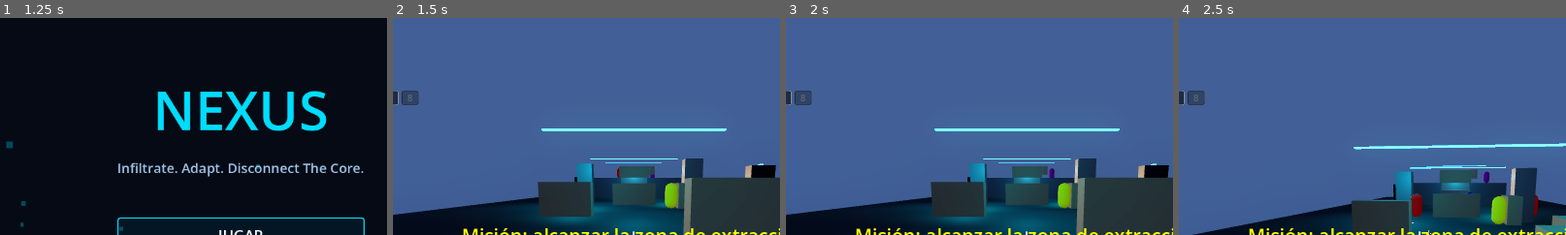
Above: before the commit, frames 1-4 (left to right).
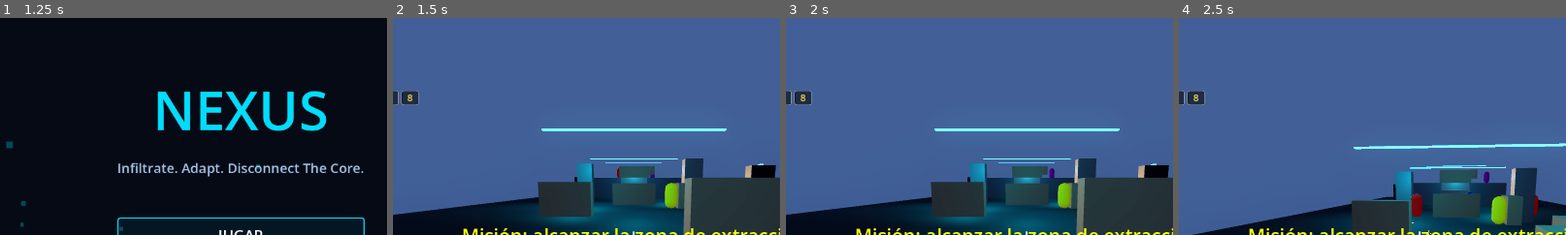
Above: after the commit, the same moments.

Repository: kilder16/NEXUS
Game: Godot game, scene res://scenes/ui/main_menu.tscn
Same seed, same stepped clock (60 frames per second), same inputs: the game is played once before the commit and once after it.
Inputs (mouse positions are % of the whole screen's width and height, from its top left):
- Up to frame 1 (1.25 s): tap Enter at 0.5 s; move the mouse to (72, 45) at 0.52 s; hold Right from 0.53 s (still down); tap Q at 0.6 s; click (72, 45) at 0.67 s; tap Space at 0.77 s
- Up to frame 2 (1.5 s): release Right at 1.25 s; click "JUGAR" at 1.25 s
- Up to frame 3 (2 s): no input
- Up to frame 4 (2.5 s): tap Space at 2, 2.27 s; move the mouse to (45, 50) at 2.02 s; hold Up from 2.03 s (still down); tap E at 2.1 s; click (45, 50) at 2.17 s
The pictures show only the part of the screen within x 19-69%, y 0-50%; the shares and areas given below are measured in that part.

Frame 1 is identical in both runs. In frame 2, 0.3% of the frame differs, in the area x 2-7%, y 33-41%; in frame 3, 0.3%; in frame 4, 0.3%.

Commit message:
feat(weapons): sierra eléctrica (slot 8) con DPS continuo
Slot 8 = "Sierra": type "melee_held" (input held, no swing discreto).
Daño 2 cada 0.1s = 20 DPS, rango 2u, munición infinita. Mata Bastión
con escudo en ~0.6s y Centinela en ~0.15s.

Lógica vive en _update_saw_input (corre cada _physics_process):
- Gate: arma activa = sierra Y lmb_held Y no muerto. Si falla, _stop_saw.
- Raycast corto cada frame para responsividad de chispas (no esperan al
  tick de daño).
- Tick de daño cada SAW_DAMAGE_INTERVAL (0.1s) sólo si hay hit válido.
- _exit_tree corta audio si la escena cambia con sierra activa
  (AudioManager es autoload y el AudioStreamPlayer vive ahí).

shoot() match agrega case "melee_held": pass para que el click discreto
no consuma cooldown ni intente disparar.

Infra nueva en AudioManager: play_sfx_loop(name) devuelve un
AudioStreamPlayer dedicado (fuera del pool one-shot) con el stream en
LOOP_FORWARD; stop_sfx_loop(player) lo apaga y queue_free. Reusable para
futuras armas con loop. saw_motor.wav generado procedural (square 100Hz
+ sub 50Hz + buzz 600Hz, AM exp-decay 40Hz para "brap-brap", LFO 2.5Hz
amp; dur 0.4s con ciclos enteros para loop seamless).

VFX: saw_sparks.tscn (GPUParticles3D persistente) instanciado como hijo
del player en _ready, reposicionado al contact point cada frame.
emitting=true sólo cuando hay raycast hit; eficiente vs spawn-and-free.

Co-Authored-By: Claude Opus 4.7 (1M context) <noreply@anthropic.com>

Diff:
--- /dev/null
+++ b/scenes/effects/saw_sparks.tscn
@@ -0,0 +1,31 @@
+[gd_scene format=3 uid="uid://8xnp1j1ekrc7"]
+
+[sub_resource type="Gradient" id="grad_sparks_inner"]
+offsets = PackedFloat32Array(0, 0.4, 1)
+colors = PackedColorArray(1, 1, 0.7, 1, 1, 0.55, 0.1, 1, 0.6, 0.15, 0.05, 0)
+
+[sub_resource type="GradientTexture1D" id="grad_sparks"]
+gradient = SubResource("grad_sparks_inner")
+
+[sub_resource type="ParticleProcessMaterial" id="proc_sparks"]
+emission_shape = 1
+emission_sphere_radius = 0.08
+direction = Vector3(0, 1, 0)
+spread = 90.0
+initial_velocity_min = 3.0
+initial_velocity_max = 6.0
+gravity = Vector3(0, -3, 0)
+color = Color(1, 0.9, 0.3, 1)
+color_ramp = SubResource("grad_sparks")
+scale_min = 0.04
+scale_max = 0.08
+
+[sub_resource type="BoxMesh" id="spark_shard"]
+size = Vector3(0.05, 0.05, 0.05)
+
+[node name="SawSparks" type="GPUParticles3D"]
+emitting = false
+amount = 32
+lifetime = 0.25
+process_material = SubResource("proc_sparks")
+draw_pass_1 = SubResource("spark_shard")
--- a/scripts/player/player.gd
+++ b/scripts/player/player.gd
@@ -30,6 +30,15 @@
 # === HUD INDICATOR ===
 var enemy_indicator_max_distance: float = 40.0
 
+# === SIERRA (slot 8) ===
+# Estado runtime del input-held de la sierra. _saw_audio es el handle
+# devuelto por AudioManager.play_sfx_loop, _saw_sparks el GPUParticles3D
+# persistente que se reposiciona al contact point cada frame.
+var _saw_active: bool = false
+var _saw_damage_timer: float = 0.0
+var _saw_audio: AudioStreamPlayer = null
+var _saw_sparks: GPUParticles3D = null
+
 # === REFERENCIAS ===
 @onready var camera = $Camera3D
 @onready var raycast = $Camera3D/RayCast3D
@@ -43,6 +52,11 @@
 const GRENADE_SCENE: PackedScene = preload("res://scenes/weapons/grenade.tscn")
 const ROCKET_SCENE: PackedScene = preload("res://scenes/weapons/rocket.tscn")
 const MELEE_SLASH_SCENE: PackedScene = preload("res://scenes/effects/melee_slash.tscn")
+const SAW_SPARKS_SCENE: PackedScene = preload("res://scenes/effects/saw_sparks.tscn")
+
+# Sierra (slot 8 / type "melee_held"): daño 2 cada 0.1s = 20 DPS, rango 2u.
+const SAW_DAMAGE_INTERVAL: float = 0.1
+const SAW_RANGE: float = 2.0
 # Parámetros de lanzamiento de granada (arco hacia donde apunta la cámara).
 const GRENADE_THROW_FORCE: float = 12.0
 const GRENADE_LIFT: float = 3.0
@@ -55,6 +69,13 @@
 func _ready():
 	add_to_group("player")
 	setup_weapons()
+	# GPUParticles3D persistente para chispas de sierra. Hijo del player para
+	# limpieza automática al reload de nivel; sin embargo seteamos
+	# local_coords=false vía .tscn para que las partículas queden en world
+	# space y no sigan al player cuando este se mueve.
+	_saw_sparks = SAW_SPARKS_SCENE.instantiate()
+	add_child(_saw_sparks)
+	_saw_sparks.emitting = false
 
 	print("=== NEXUS - PLAYER INICIADO ===")
 	print("Controles:")
@@ -97,6 +118,13 @@
 	axe.sfx_name = "chop"
 	axe.vfx_color = Color(1.0, 0.2, 0.2, 1)
 	weapons.append(axe)
+	# Slot 8: Sierra eléctrica. type "melee_held": DPS continuo mientras LMB
+	# apretado. damage=2 cada 0.1s = 20 DPS, rango 2u. fire_rate=0 porque el
+	# cooldown global no aplica (la lógica vive en _physics_process).
+	var saw: Weapon = Weapon.new("Sierra", 2, 0.0, SAW_RANGE, 0.0, 1, -1, "melee_held")
+	saw.sfx_name = "saw_motor"
+	saw.vfx_color = Color(1.0, 0.85, 0.3, 1)
+	weapons.append(saw)
 
 func _input(event):
 	if event.is_action_pressed("ui_cancel"):
@@ -180,6 +208,11 @@
 			_fire_rocket(w)
 		"melee_swing":
 			do_melee_swing(w.damage, w.max_range, w.sfx_name, w.vfx_color)
+		"melee_held":
+			# El input held se maneja en _physics_process / _update_saw_input.
+			# Este click discreto no hace nada; el `pass` evita el warning del
+			# default case y mantiene shoot() consistente para todas las armas.
+			pass
 		_:
 			push_warning("Tipo de arma no soportado todavía: " + w.type)
 			return
@@ -399,3 +432,67 @@
 		die()
 
 	_update_enemy_indicator()
+	_update_saw_input(delta)
+
+# Sierra eléctrica (slot 8, type "melee_held"). Lógica de input held +
+# tick de daño + reposicionamiento de chispas. Se llama cada frame desde
+# _physics_process.
+func _update_saw_input(delta: float) -> void:
+	var w: Weapon = null
+	if not weapons.is_empty():
+		w = weapons[current_weapon_index]
+	var is_saw: bool = w != null and w.type == "melee_held"
+	var lmb_held: bool = Input.is_mouse_button_pressed(MOUSE_BUTTON_LEFT)
+	# Detener si cambiaste de arma o soltaste LMB.
+	if not is_saw or not lmb_held or is_dead:
+		if _saw_active:
+			_stop_saw()
+		return
+	if not _saw_active:
+		_start_saw(w)
+
+	# Raycast cada frame para responsividad de chispas (no esperan al tick
+	# de daño). El daño en sí se aplica solo cuando el timer expira.
+	var space_state: PhysicsDirectSpaceState3D = get_world_3d().direct_space_state
+	var origin: Vector3 = camera.global_position
+	var forward: Vector3 = -camera.global_transform.basis.z
+	var query := PhysicsRayQueryParameters3D.create(origin, origin + forward * SAW_RANGE)
+	query.exclude = [self.get_rid()]
+	var result: Dictionary = space_state.intersect_ray(query)
+	var hit_target: Node = null
+	if result:
+		hit_target = result.collider
+		if _saw_sparks:
+			_saw_sparks.global_position = result.position
+			_saw_sparks.emitting = true
+	else:
+		if _saw_sparks:
+			_saw_sparks.emitting = false
+
+	# Tick de daño cada SAW_DAMAGE_INTERVAL segundos, sólo si hay hit válido.
+	_saw_damage_timer -= delta
+	if _saw_damage_timer <= 0.0:
+		_saw_damage_timer = SAW_DAMAGE_INTERVAL
+		if hit_target and hit_target.has_method("take_damage"):
+			hit_target.take_damage(w.damage)
+
+func _start_saw(w: Weapon) -> void:
+	_saw_active = true
+	_saw_damage_timer = 0.0  # tick inmediato al arrancar
+	if w.sfx_name != "":
+		_saw_audio = AudioManager.play_sfx_loop(w.sfx_name)
+
+func _stop_saw() -> void:
+	_saw_active = false
+	if _saw_audio:
+		AudioManager.stop_sfx_loop(_saw_audio)
+		_saw_audio = null
+	if _saw_sparks:
+		_saw_sparks.emitting = false
+
+func _exit_tree() -> void:
+	# Si la escena cambia o el player es queue_free con la sierra activa,
+	# parar el audio loop (AudioManager es autoload y el AudioStreamPlayer
+	# vive ahí; sin esto el motor seguiría sonando tras el reload).
+	if _saw_active:
+		_stop_saw()
--- a/scripts/systems/audio_manager.gd
+++ b/scripts/systems/audio_manager.gd
@@ -72,6 +72,13 @@
 	_sfx_streams["explosion"] = _ensure_stream(SFX_DIR + "explosion.wav", _gen_explosion)
 	_sfx_streams["stab"] = _ensure_stream(SFX_DIR + "stab.wav", _gen_stab)
 	_sfx_streams["chop"] = _ensure_stream(SFX_DIR + "chop.wav", _gen_chop)
+	# saw_motor: stream loopeable. El importador de WAV de Godot descarta
+	# loop_mode, así que lo aplicamos en runtime (mismo patrón que la música).
+	var saw_stream: AudioStreamWAV = _ensure_stream(SFX_DIR + "saw_motor.wav", _gen_saw_motor)
+	saw_stream.loop_mode = AudioStreamWAV.LOOP_FORWARD
+	saw_stream.loop_begin = 0
+	saw_stream.loop_end = int(saw_stream.get_length() * saw_stream.mix_rate)
+	_sfx_streams["saw_motor"] = saw_stream
 	_music_streams["menu_music"] = _ensure_stream(MUSIC_DIR + "menu_music.wav", _gen_menu_music, true)
 
 func _ensure_stream(path: String, generator: Callable, is_music: bool = false) -> AudioStreamWAV:
@@ -117,6 +124,30 @@
 	var pitch: float = randf_range(0.95, 1.05)
 	play_sfx(snd_name, volume_db, pitch)
 
+# Reproduce un SFX en loop usando un AudioStreamPlayer dedicado (fuera del
+# pool one-shot). El caller debe guardar el handle devuelto y llamar
+# stop_sfx_loop() cuando termine (e.g. sierra al soltar LMB o cambiar arma).
+# El stream del SFX debe estar configurado con loop_mode = LOOP_FORWARD
+# (ver _setup_streams para saw_motor).
+func play_sfx_loop(snd_name: String, volume_db: float = 0.0, pitch: float = 1.0) -> AudioStreamPlayer:
+	if not _sfx_streams.has(snd_name):
+		push_warning("[AudioManager] SFX loop no encontrado: " + snd_name)
+		return null
+	var p := AudioStreamPlayer.new()
+	p.bus = "SFX"
+	p.stream = _sfx_streams[snd_name]
+	p.volume_db = volume_db
+	p.pitch_scale = pitch
+	add_child(p)
+	p.play()
+	return p
+
+func stop_sfx_loop(player: AudioStreamPlayer) -> void:
+	if player == null or not is_instance_valid(player):
+		return
+	player.stop()
+	player.queue_free()
+
 func play_music(snd_name: String, fade_in: float = MUSIC_FADE_DEFAULT) -> void:
 	if not _music_streams.has(snd_name):
 		push_warning("[AudioManager] Música no encontrada: " + snd_name)
@@ -310,6 +341,40 @@
 		_write_sample(data, i, s * 0.9)
 	return _build_stream(data, sr)
 
+func _gen_saw_motor() -> AudioStreamWAV:
+	# Motosierra: motor 2-tiempos. Square 100 Hz (body, armónicos impares
+	# ricos) + sub-square 50 Hz (thump grave) + sine 600 Hz (buzz mecánico),
+	# todo modulado por AM envelope exp-decay a 40 Hz para dar "brap-brap"
+	# de combustión. LFO 2.5 Hz de amplitud para evitar sonido estático.
+	# Loop seamless: dur=0.4s, todas las frecuencias dan ciclos enteros
+	# (100*0.4=40, 50*0.4=20, 600*0.4=240, 40*0.4=16, 2.5*0.4=1), así
+	# sample[0] == sample[n] y el wrap no produce pop.
+	var sr := 44100
+	var dur := 0.4
+	var n := int(sr * dur)
+	var data := PackedByteArray()
+	data.resize(n * 2)
+	for i in range(n):
+		var t: float = float(i) / sr
+		# Body: square 100 Hz (armónicos impares 100/300/500/...).
+		var body_phase: float = fposmod(t * 100.0, 1.0)
+		var body: float = (1.0 if body_phase < 0.5 else -1.0) * 0.30
+		# Sub: square 50 Hz para thumping grave.
+		var sub_phase: float = fposmod(t * 50.0, 1.0)
+		var sub: float = (1.0 if sub_phase < 0.5 else -1.0) * 0.20
+		# Buzz mecánico de la cadena.
+		var buzz: float = sin(TAU * 600.0 * t) * 0.10
+		# Combustión: AM envelope a 40 Hz, exp-decay dentro de cada ciclo.
+		# combust_phase ∈ [0,1) → combust ∈ [~0.22, 1.0].
+		var combust_phase: float = fposmod(t * 40.0, 1.0)
+		var combust: float = exp(-combust_phase * 3.5) * 0.80 + 0.20
+		# LFO de amplitud sutil para "vida" sin tocar pitch (rompería loop).
+		var amp_lfo: float = 1.0 + 0.06 * sin(TAU * 2.5 * t)
+		var s: float = (body + sub + buzz) * combust * amp_lfo
+		s = _soft_clip(s, 0.75)
+		_write_sample(data, i, s * 0.45)
+	return _build_stream(data, sr)
+
 func _gen_chop() -> AudioStreamWAV:
 	# "Thunk" grave: tonal sub que cae (180→90 Hz) + noise crash mid. Más
 	# pesado y largo que el stab para vender el arma pesada (hacha).
